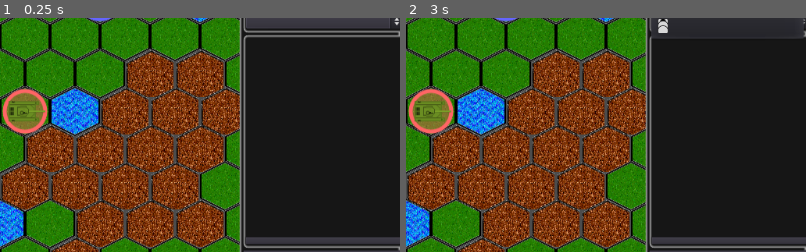
Above: before the commit, frames 1-2 (left to right).
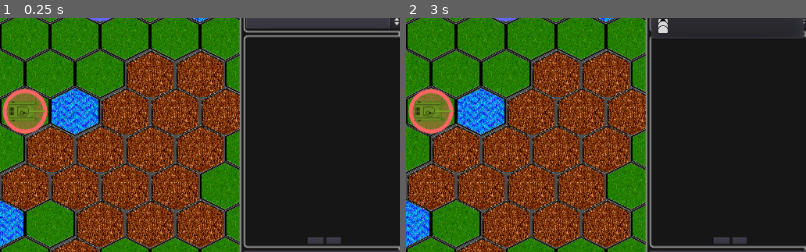
Above: after the commit, the same moments.

Repository: stefanos-86/HexGame
Game: Godot game, scene res://Scenes/HexMap.tscn
The game is run twice, just before and just after one commit, with the same random seed, the same clock (stepped at 60 frames per second) and the same inputs.
Inputs (mouse positions are % of the whole screen's width and height, from its top left):
- Up to frame 1 (0.25 s): no input
- Up to frame 2 (3 s): click "Deselect" at 0.5 s; click (92, 62) at 1.25 s, where only the run after the commit has a clickable "Center"; click "End Turn" at 2 s; click "Fire at will" at 2.75 s
The pictures show only the part of the screen within x 50-100%, y 14-64%; the shares and areas given below are measured in that part.

The runs differ from the first frame. In frame 1, 0.9% of the frame differs, in the area x 61-100%, y 93-97%; in frame 2, 0.9%.

Commit message:
Button to center the camera on the selected unit.

Diff:
--- a/Scenes/Control.gd
+++ b/Scenes/Control.gd
@@ -170,7 +170,6 @@
   var planned_path = terrain.plot_unit_path(unit, destination)
 
   var movement_result = game.movement(unit, planned_path, terrain)
-  print (movement_result.actual_path)
 
   if movement_result.actual_path == []:
     animation_in_progress = false
@@ -285,3 +284,9 @@
 func update_unit_list():
   var list = units.order_of_battle_of(game.current_player)
   interface.unit_list(list, self, selected_unit)
+
+
+func center_on_unit():
+  if selected_unit != null:
+    var position = terrain.where_is(selected_unit)
+    interface.pan_to_cell(position)
--- a/Scenes/HexMap.tscn
+++ b/Scenes/HexMap.tscn
@@ -210,11 +210,26 @@
 mouse_filter = 0
 script = SubResource( 2 )
 
-[node name="Unselect" type="Button" parent="Interface/Camera/L/Sidebar/UnitList/VB"]
+[node name="CenterContainer" type="CenterContainer" parent="Interface/Camera/L/Sidebar/UnitList/VB"]
 margin_top = 254.0
 margin_right = 210.0
 margin_bottom = 280.0
+
+[node name="HBoxContainer" type="HBoxContainer" parent="Interface/Camera/L/Sidebar/UnitList/VB/CenterContainer"]
+margin_left = 21.0
+margin_right = 189.0
+margin_bottom = 26.0
+
+[node name="Unselect" type="Button" parent="Interface/Camera/L/Sidebar/UnitList/VB/CenterContainer/HBoxContainer"]
+margin_right = 92.0
+margin_bottom = 26.0
 text = "Deselect"
+
+[node name="Center" type="Button" parent="Interface/Camera/L/Sidebar/UnitList/VB/CenterContainer/HBoxContainer"]
+margin_left = 96.0
+margin_right = 168.0
+margin_bottom = 26.0
+text = "Center"
 
 [node name="Artillery" type="Button" parent="Interface/Camera/L/Sidebar"]
 margin_top = 504.0
@@ -408,7 +423,8 @@
 [connection signal="movement_completed" from="Interface" to="Control" method="reactivate_input"]
 [connection signal="movement_animation_done" from="Interface/MovementPath/PathFollow2D/Transporter" to="Interface" method="complete_movement_animation"]
 [connection signal="start_explosion_animation" from="Interface/MovementPath/PathFollow2D/Transporter" to="Interface" method="animate_explosion"]
-[connection signal="pressed" from="Interface/Camera/L/Sidebar/UnitList/VB/Unselect" to="Control" method="unselect_current_unit"]
+[connection signal="pressed" from="Interface/Camera/L/Sidebar/UnitList/VB/CenterContainer/HBoxContainer/Unselect" to="Control" method="unselect_current_unit"]
+[connection signal="pressed" from="Interface/Camera/L/Sidebar/UnitList/VB/CenterContainer/HBoxContainer/Center" to="Control" method="center_on_unit"]
 [connection signal="pressed" from="Interface/Camera/L/Sidebar/Artillery" to="Control" method="plot_artillery"]
 [connection signal="pressed" from="Interface/Camera/L/Sidebar/TurnButton" to="Control" method="next_turn"]
 [connection signal="pressed" from="Interface/Camera/L/Sidebar/View/CC/GC/ZoomIn" to="Interface" method="zoom_in"]
--- a/Scenes/Interface.gd
+++ b/Scenes/Interface.gd
@@ -156,6 +156,11 @@
 
   $Camera.position = future_position
 
+func pan_to_cell(coordinate):
+  var position = terrain.cell_to_world(coordinate)
+  var movement = position - $Camera.position
+  pan(movement.x, movement.y)
+
 func compute_pan_limits():
   var map_extent = terrain.bounding_box
   var min_extent = terrain.cell_to_world(map_extent.position)
@@ -306,10 +311,8 @@
   var message = "Art. ({0}, {1}): {2}".format([effect.actual_hit.x, effect.actual_hit.y, result_name])
   get_action_label().text = message
 
-  print ("Before exp ", OS.get_ticks_msec())
   $Explosion/AnimationPlayer.play("ExplosionAnimation")
   yield($Explosion/AnimationPlayer, "animation_finished")
-  print ("After exp ", OS.get_ticks_msec())
 
   return true
 
